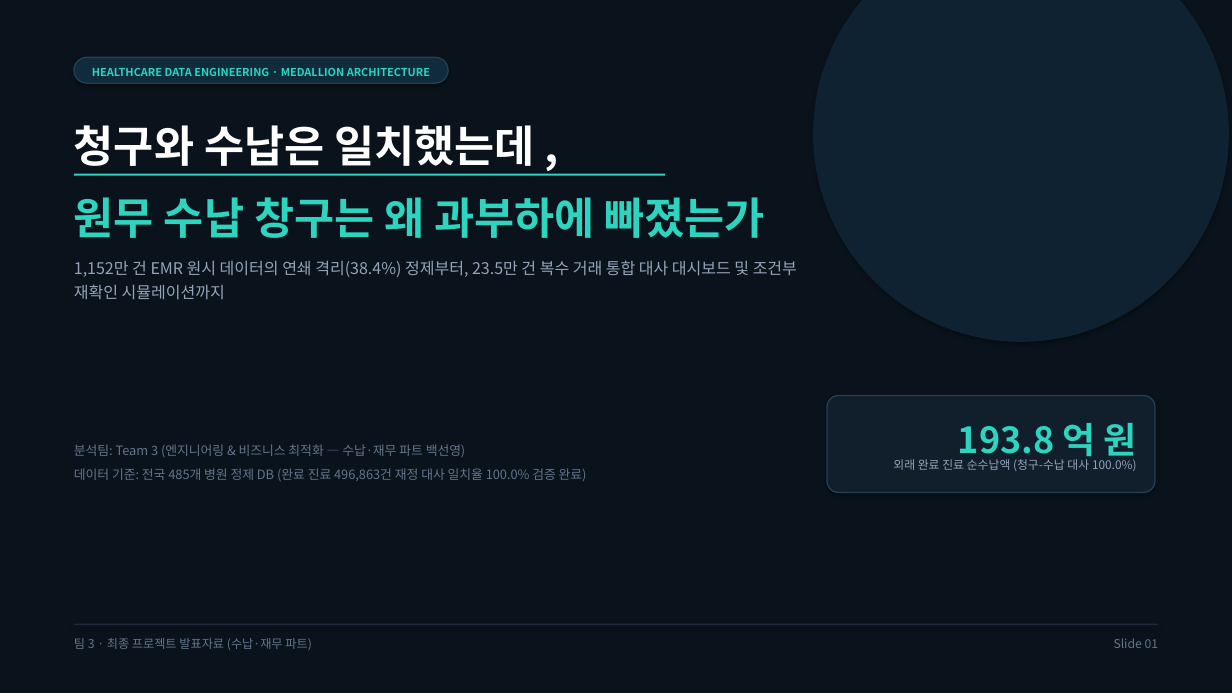
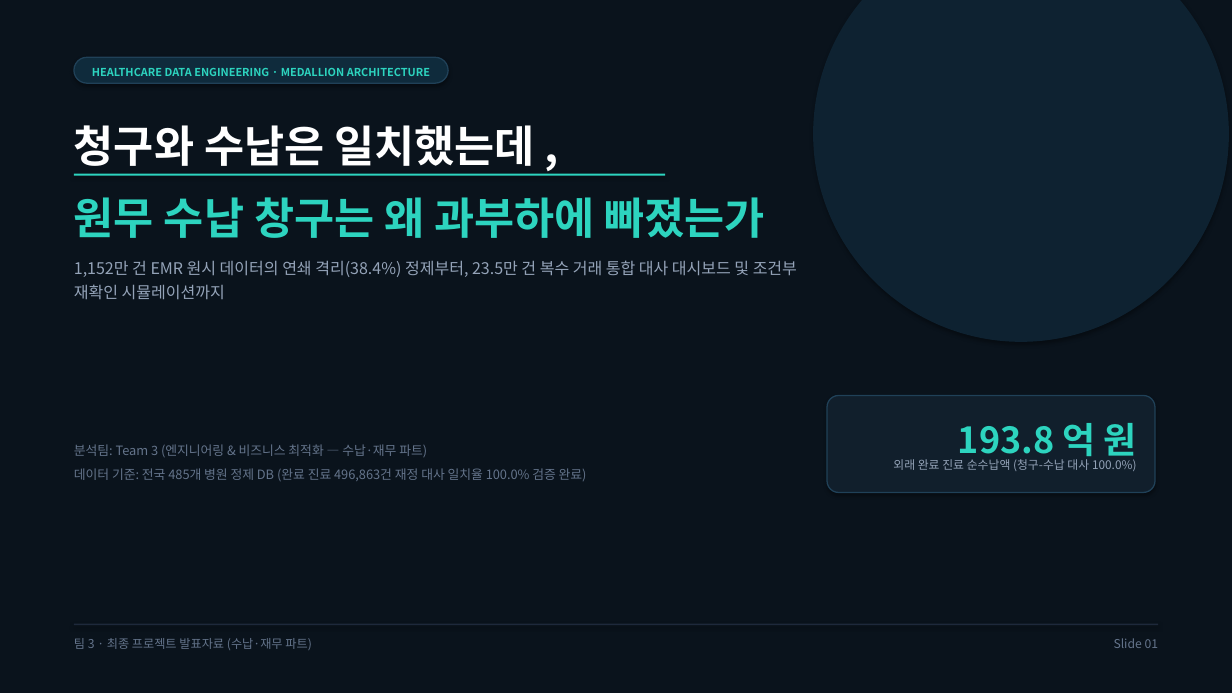
Before and after one commit to SeokHwanHong/Medallion, a slide deck: slide 1 of report/발표자료_소주제_수납대사검증_및_창구업무복잡도최적화_12장.pptx. Drawn at 1232x693 pixels with LibreOffice and Linux fonts; fonts in the diff are those of the drawing. Boxes give left, top, right and bottom in pixels: in the first picture for what was removed or moved away, otherwise in the second. Text is boxed around its words. In the diff, an @@ line names an element or a change of style, - is before the commit and + after.

Commit message:
[백선영] 코드·차트·보고서 내 개인명 문구 정비 - Team 3 표준 표기로 일괄 정규화 및 차트·PDF 재빌드

```diff
--- a/report/발표자료_소주제_수납대사검증_및_창구업무복잡도최적화_12장.pptx
+++ b/report/발표자료_소주제_수납대사검증_및_창구업무복잡도최적화_12장.pptx
@@ text at bbox=[74, 444, 427, 457]: text changed @@
-분석팀: Team 3 (엔지니어링 & 비즈니스 최적화 — 수납·재무 파트 백선영)
+분석팀: Team 3 (엔지니어링 & 비즈니스 최적화 — 수납·재무 파트)
```
Also in this commit, not shown: 1 other slide changed, 17 other files.
